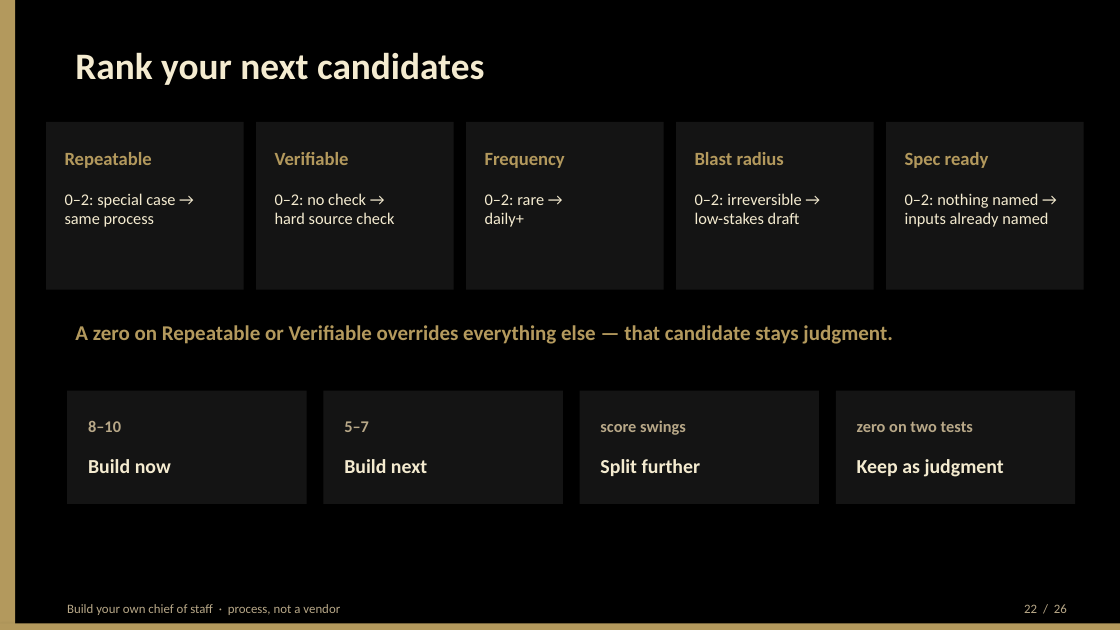
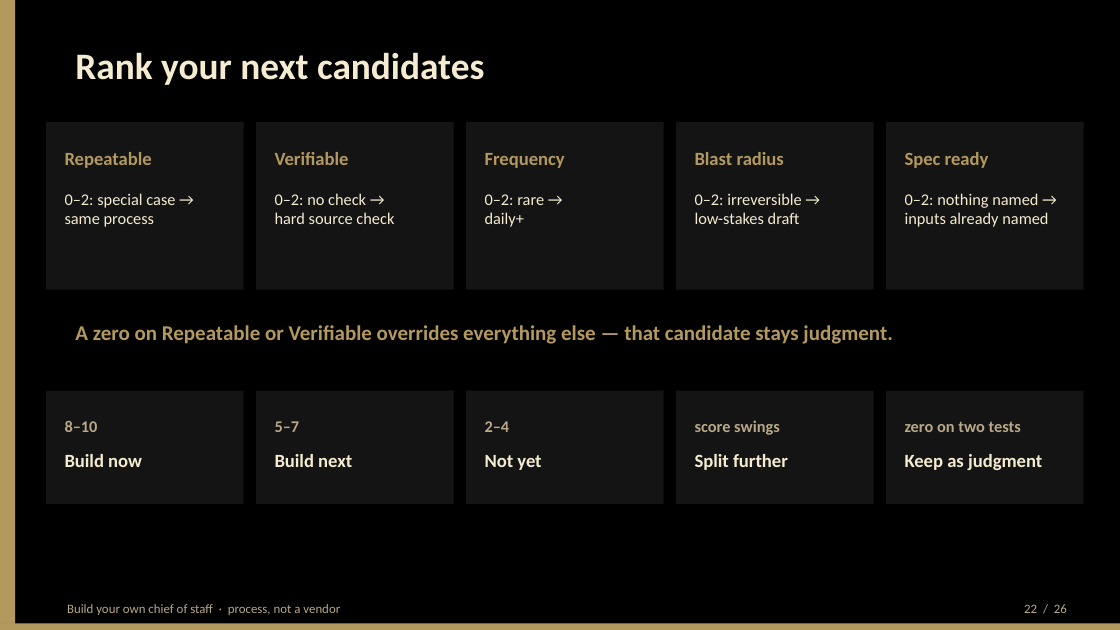
Before and after one commit to BittahCriminal/build-your-own-chief-of-staff, a slide deck: slide 22 of slides/building-your-own-chief-of-staff.pptx. Drawn at 1120x630 pixels with LibreOffice and Linux fonts; fonts in the diff are those of the drawing. Boxes give left, top, right and bottom in pixels: in the first picture for what was removed or moved away, otherwise in the second. Text is boxed around its words. In the diff, an @@ line names an element or a change of style, - is before the commit and + after.

```diff
--- a/slides/building-your-own-chief-of-staff.pptx
+++ b/slides/building-your-own-chief-of-staff.pptx
@@ rectangle: place and size @@
-rectangle at bbox=[67, 391, 307, 504]
+rectangle at bbox=[46, 391, 244, 504]
@@ text "8–10": place and size @@
-text "8–10" at bbox=[88, 421, 121, 432]
+text "8–10" at bbox=[65, 421, 98, 432]
@@ rectangle: place and size @@
-rectangle at bbox=[323, 391, 563, 504]
+rectangle at bbox=[256, 391, 454, 504]
@@ text "5–7": place and size @@
-text "5–7" at bbox=[344, 421, 369, 432]
+text "5–7" at bbox=[275, 421, 300, 432]
@@ rectangle: place and size @@
-rectangle at bbox=[580, 391, 819, 504]
+rectangle at bbox=[466, 391, 664, 504]
@@ rectangle: place and size @@
-rectangle at bbox=[836, 391, 1075, 504]
+rectangle at bbox=[676, 391, 874, 504]
@@ text "score swings": place and size @@
-text "score swings" at bbox=[600, 420, 686, 435]
+text "score swings" at bbox=[695, 420, 780, 435]
@@ rectangle added at bbox=[886, 391, 1084, 504], fill #141414 @@
@@ text "zero on two tests": place and size @@
-text "zero on two tests" at bbox=[857, 421, 973, 432]
+text "zero on two tests" at bbox=[905, 421, 1021, 432]
@@ text "Build now": place and size @@
-text "Build now" at bbox=[88, 459, 171, 473]
+text "Build now" at bbox=[65, 454, 142, 467]
@@ text "Build next": place and size @@
-text "Build next" at bbox=[344, 459, 427, 473]
+text "Build next" at bbox=[275, 454, 352, 467]
@@ text added at bbox=[485, 421, 510, 432], 14 pt, text #B8A888, bold @@
+2–4
@@ size 17 to 16 pt in 4 elements at bbox=[65, 454, 142, 467], bbox=[275, 454, 352, 467], bbox=[905, 454, 1042, 470], bbox=[695, 454, 788, 470] @@
@@ text "Split further": place and size @@
-text "Split further" at bbox=[600, 459, 701, 476]
+text "Split further" at bbox=[695, 454, 788, 470]
@@ text "Keep as judgment": place and size @@
-text "Keep as judgment" at bbox=[857, 459, 1004, 477]
+text "Keep as judgment" at bbox=[905, 454, 1042, 470]
@@ text added at bbox=[485, 455, 541, 470], 16 pt, text #F4EBD0, bold @@
+Not yet
```
Also in this commit, not shown: 2 other slides changed, 9 other files.
